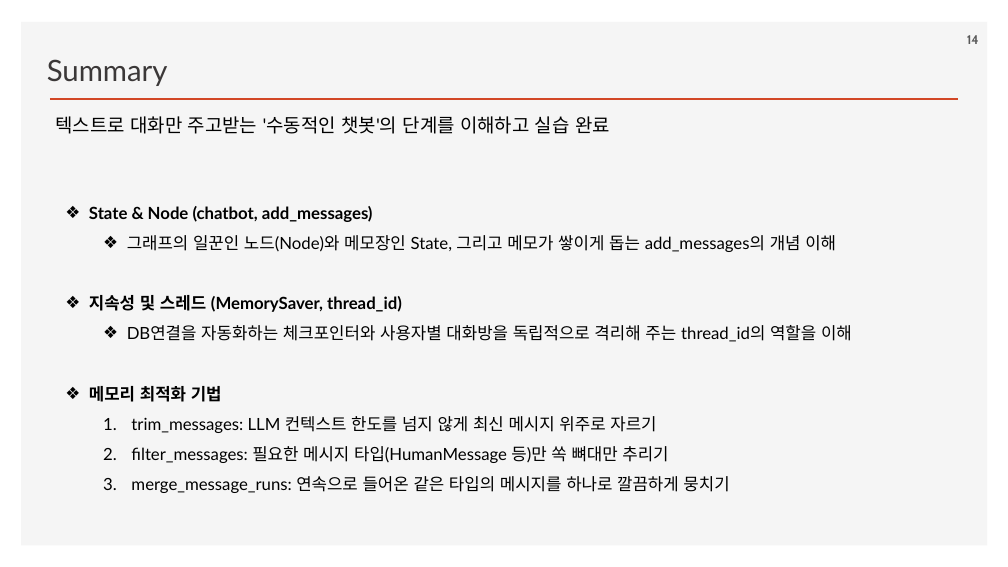
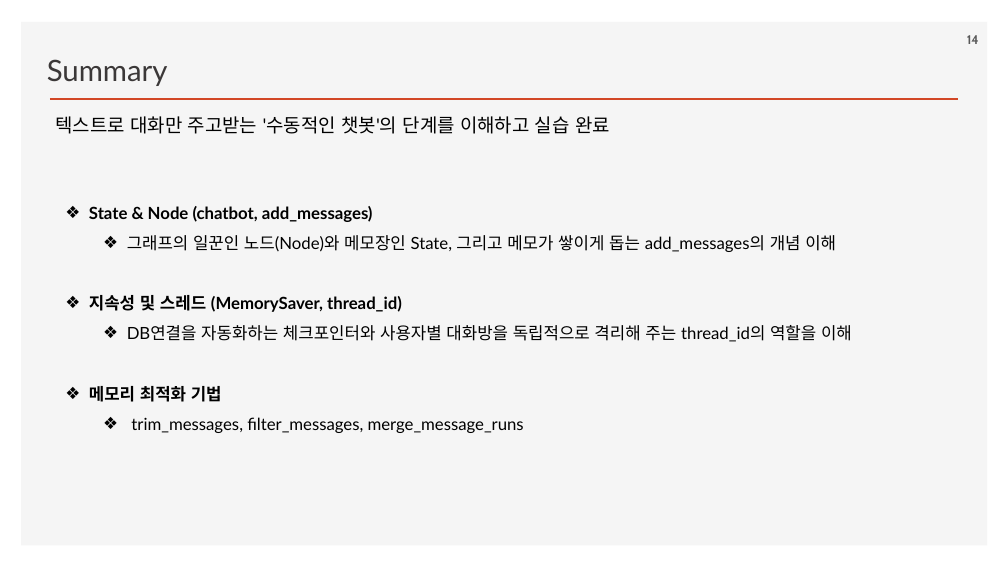
Before and after one commit to ancestor9/2026_Fall_Learning-Langchain-AI-Agent, a slide deck: slide 14 of ppts/CHAPTER 4 Using LangGraph to Add Memory to Your Chatbot.pptx. Drawn at 1008x567 pixels with LibreOffice and Linux fonts; fonts in the diff are those of the drawing; background and template pictures are left out. Boxes give left, top, right and bottom in pixels: in the first picture for what was removed or moved away, otherwise in the second. Text is boxed around its words. In the diff, an @@ line names an element or a change of style, - is before the commit and + after.

```diff
--- a/ppts/CHAPTER 4 Using LangGraph to Add Memory to Your Chatbot.pptx
+++ b/ppts/CHAPTER 4 Using LangGraph to Add Memory to Your Chatbot.pptx
@@ text at bbox=[131, 417, 524, 433]: text changed @@
-  1. trim_messages: LLM 컨텍스트 한도를 넘지 않게 최신 메시지 위주로 자르기
-  2. filter_messages: 필요한 메시지 타입(HumanMessage 등)만 쏙 뼈대만 추리기
-  3. merge_message_runs: 연속으로 들어온 같은 타입의 메시지를 하나로 깔끔하게 뭉치기
+  ❖ trim_messages, filter_messages, merge_message_runs
```
Also in this commit, not shown: 1 other slide changed, 1 other file.
